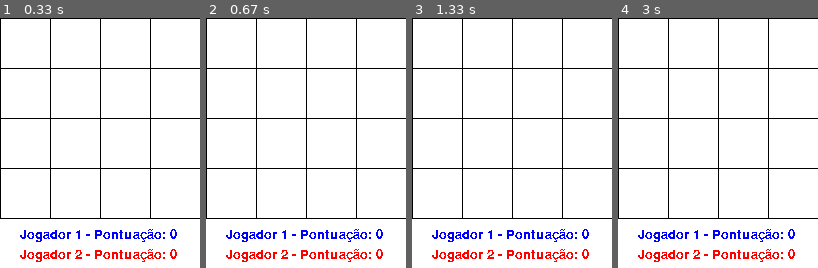
Above: before the commit, frames 1-4 (left to right).
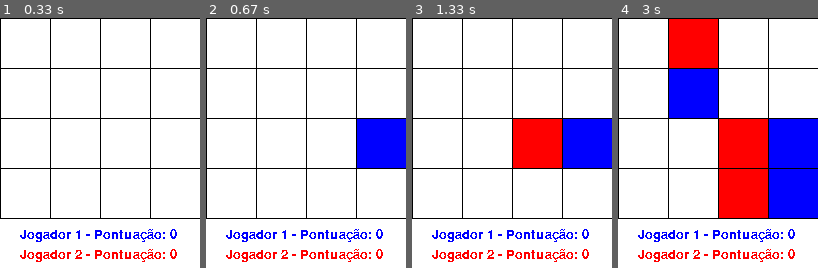
Above: after the commit, the same moments.

Repository: ThiagoDiasFigueiredo/Caca_ao_tesouro_Pygame
Game: pygame game, started from main.py
Same seed, same stepped clock (60 frames per second), same inputs: the game is played once before the commit and once after it.
Inputs (mouse positions are in pixels of both pictures, inside the frame that each line leads up to):
- Up to frame 1 (0.33 s): no input
- Up to frame 2 (0.67 s): click (370, 135) at 0.38 s
- Up to frame 3 (1.33 s): click (512, 158) at 0.72 s; click (450, 105) at 1.05 s
- Up to frame 4 (3 s): click (670, 93) at 1.88 s; click (720, 168) at 2.22 s; click (770, 183) at 2.55 s; click (686, 60) at 2.88 s

Frame 1 is identical in both runs. In frame 2, 4.8% of the frame differs, in the area x 75-100%, y 40-60%; in frame 3, 9.6%; in frame 4, 29%, in the area x 25-100%, y 0-80%.

Commit message:
Adicionei o spawn dos quadrados

Diff:
--- a/main.py
+++ b/main.py
@@ -62,6 +62,7 @@
             tabuleiro[linha][coluna] = -1
             contador += 1
 
+
     contador = 0
     while contador < buracos:
             linha = random.randint(0,linhas-1)
@@ -73,10 +74,10 @@
     #Só para saber as posições
     for linha in tabuleiro:
         print(linha)
-
-
-
-
+#Revelação
+    revelado = []
+    for i in range(linhas):
+        revelado.append([0]*colunas)
 #Casas sem nada
 
 #Looping do jogo
@@ -92,14 +93,28 @@
                 linha = y // 50
 
                 if tabuleiro[linha][coluna] == -1:
-                    print("Achou tesouro!")
+                    print('Achou tesouro!')
+                    revelado[linha][coluna] = 1
                 elif tabuleiro[linha][coluna] == -2:
                     print('Achou buraco!')
+                    revelado[linha][coluna] = 2
                 else:
                     print("Nada")
+                    revelado[linha][coluna] = 0
                 print(evento.pos)
         tela.blit(texto_jogador_1,(20,210))
         tela.blit(texto_jogador_2,(20,230))
+
+
+        for i in range(linhas):
+            for j in range(colunas):
+
+                if revelado[i][j] == 1:
+                    pygame.draw.rect(tela,cores['azul'],(j * 50 + 1, i * 50 + 1, 49, 49))
+
+                elif revelado[i][j] == 2:
+                    pygame.draw.rect(tela,cores['vermelho'],(j * 50 + 1, i * 50 + 1, 49, 49))
+
         pygame.display.update()
 if __name__ == '__main__':
     main()
